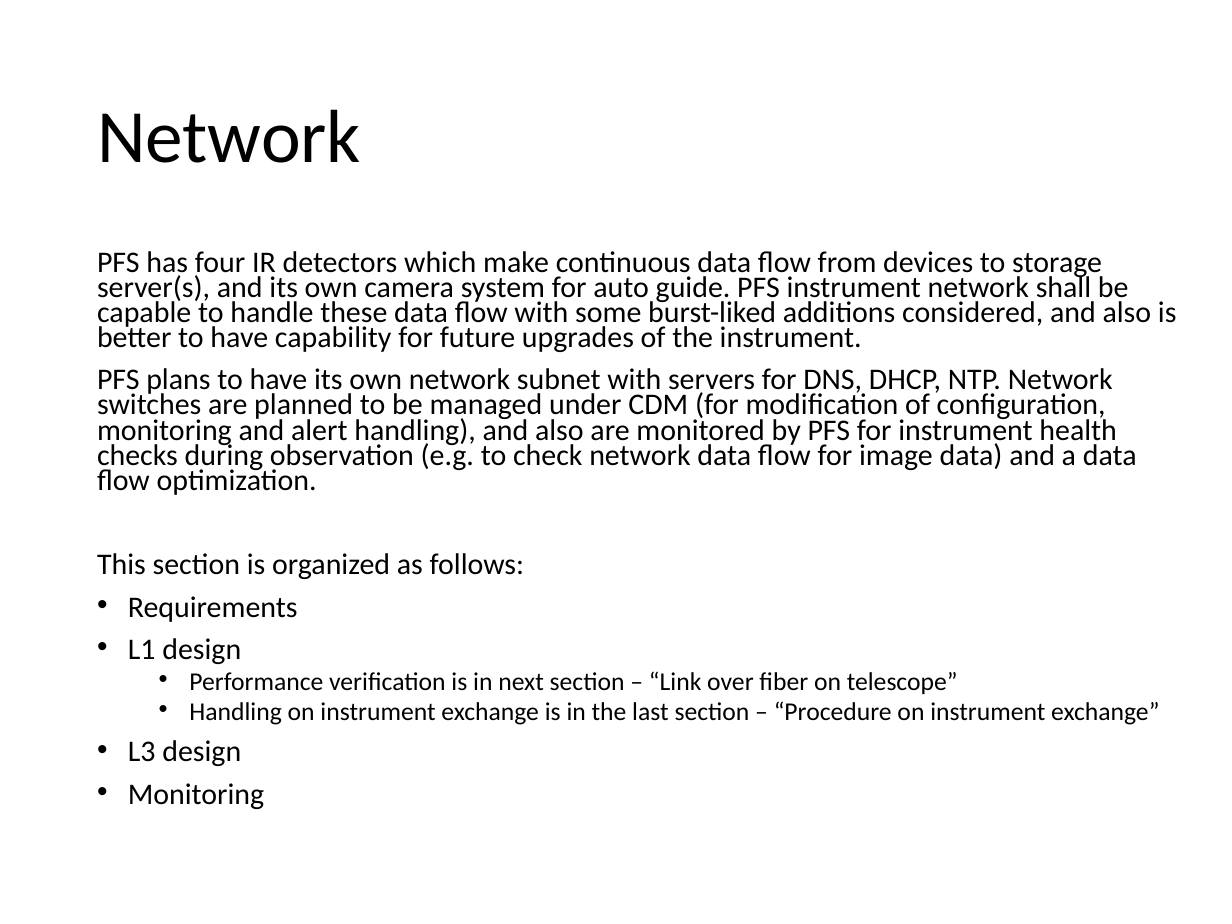
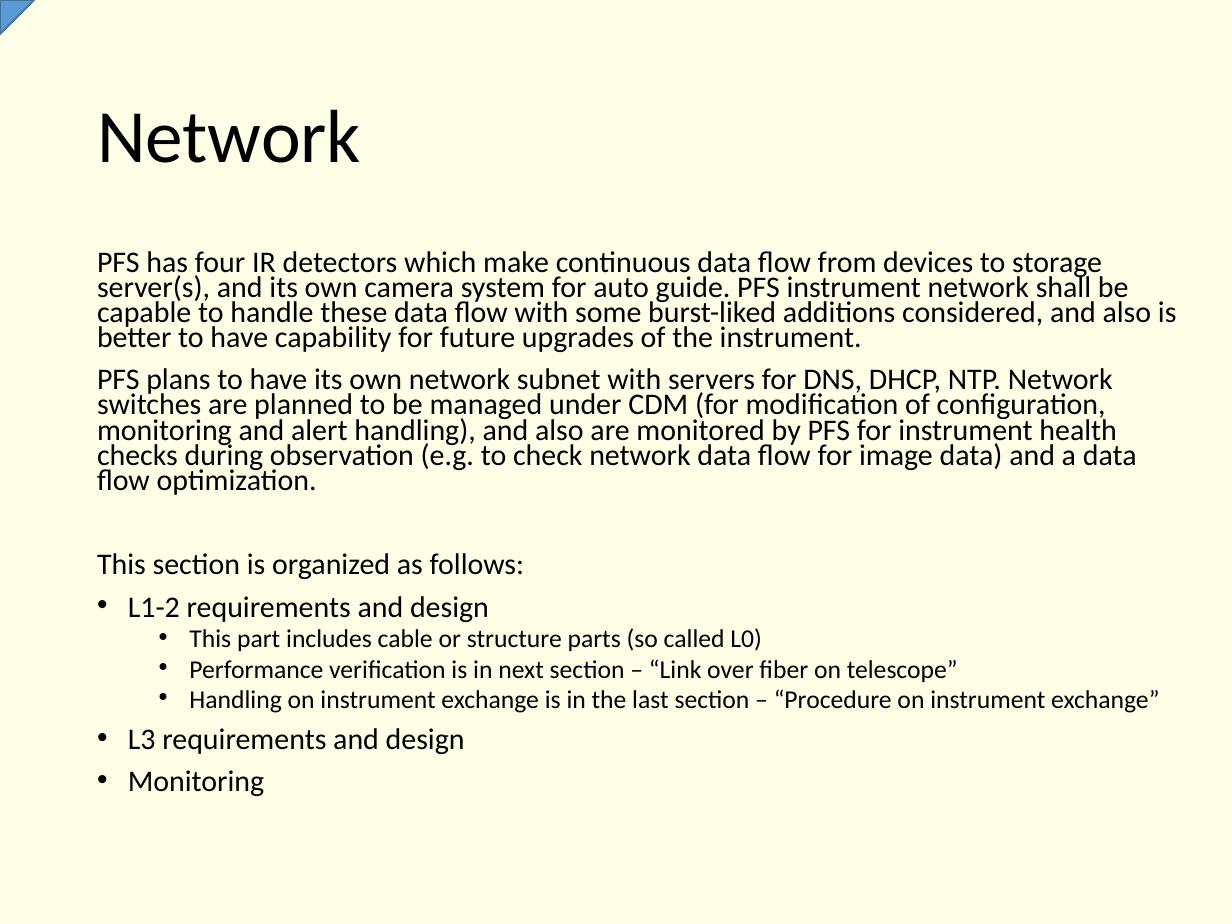
Before and after one commit to Subaru-PFS/ics_doc, a slide deck: slide 8 of SSN-00029.pptx (slide 7 before the commit). Drawn at 1232x924 pixels with LibreOffice and Linux fonts; fonts in the diff are those of the drawing. Boxes give left, top, right and bottom in pixels: in the first picture for what was removed or moved away, otherwise in the second. Text is boxed around its words. In the diff, an @@ line names an element or a change of style, - is before the commit and + after.

Commit message:
1st draft for network part and link over fiber @telescope part

```diff
--- a/SSN-00029.pptx
+++ b/SSN-00029.pptx
@@ background #FFFFFF to #FFFEE7 @@
@@ freeform shape added at box(0, 0, 34, 34), fill #5B9BD5, outline #43739E 1 pt @@
@@ text at box(128, 596, 762, 651): text changed; size 17.5 to 15 pt @@
-• Requirements
-• L1 design
+• L1-2 requirements and design
+  • This part includes cable or structure parts (so called L0)
@@ text at box(128, 728, 465, 754): text changed @@
-• L3 design
+• L3 requirements and design
```
Also in this commit, not shown: 16 other slides changed, 59 slides added, 4 slides removed.
